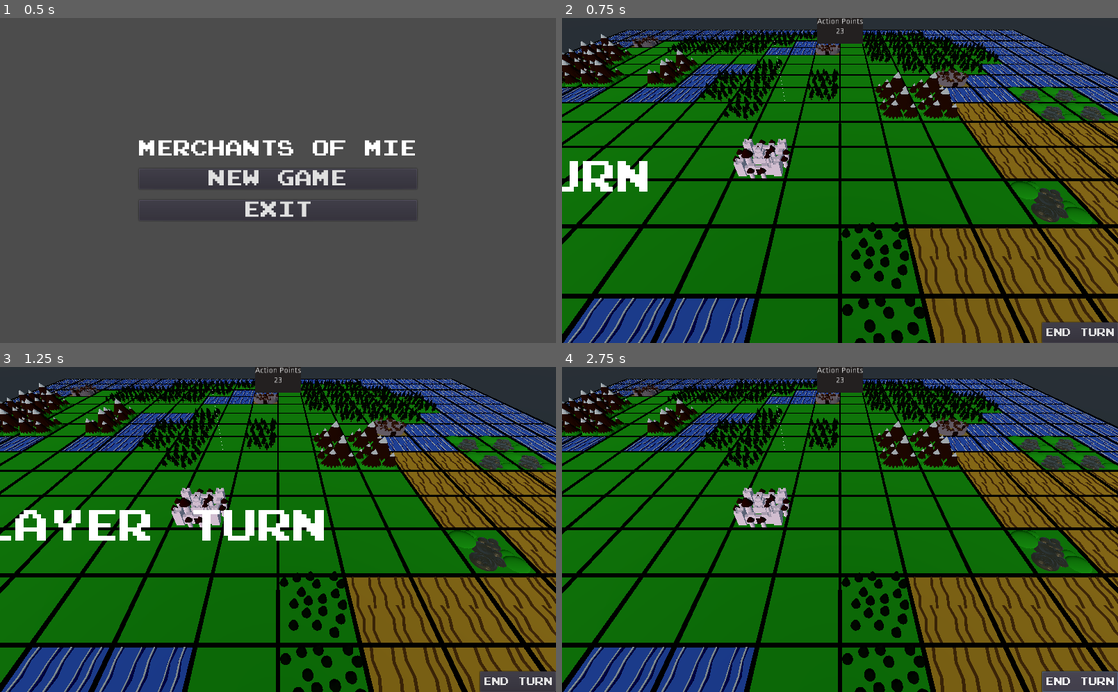
Above: before the commit, frames 1-4 (two rows, left to right).
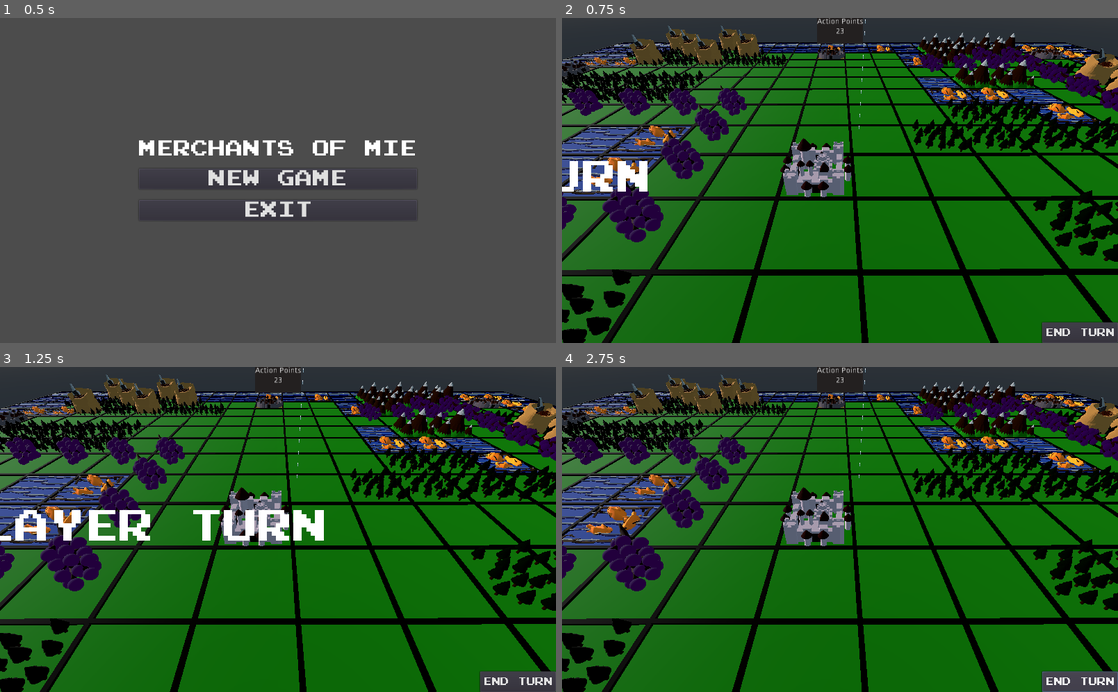
Above: after the commit, the same moments.

Repository: gamkedo-la/merchants-of-mie
Game: Godot game, scene res://StartScreen/StartScreen.tscn
Same seed, same stepped clock (60 frames per second), same inputs: the game is played once before the commit and once after it.
Inputs:
- Up to frame 1 (0.5 s): no input
- Up to frame 2 (0.75 s): click "NEW GAME" at 0.5 s
- Up to frame 3 (1.25 s): no input
- Up to frame 4 (2.75 s): click "END TURN" at 1.25 s; click "END TURN" at 2 s

Frame 1 is identical in both runs. In frame 2, 63% of the frame differs, in the area x 0-100%, y 0-100%; in frame 3, 62%; in frame 4, 64%.

Commit message:
Adding Resource Spawner to GameScene. Setting up spawning through the spawner.

Diff:
--- a/MainGame/GameSpace.tscn
+++ b/MainGame/GameSpace.tscn
@@ -1,10 +1,11 @@
-[gd_scene load_steps=6 format=2]
+[gd_scene load_steps=7 format=2]
 
 [ext_resource path="res://GameBoard/Board.tscn" type="PackedScene" id=1]
 [ext_resource path="res://Player/Player.tscn" type="PackedScene" id=2]
 [ext_resource path="res://GUI/GUI.tscn" type="PackedScene" id=3]
 [ext_resource path="res://GameBoard/BoardManagement.gd" type="Script" id=4]
 [ext_resource path="res://MainGame/Camera.gd" type="Script" id=5]
+[ext_resource path="res://ResourceGenerator.tscn" type="PackedScene" id=6]
 
 [node name="GameSpace" type="Spatial"]
 script = ExtResource( 4 )
@@ -14,7 +15,7 @@
 [node name="Board" parent="." instance=ExtResource( 1 )]
 
 [node name="Camera" type="Camera" parent="."]
-transform = Transform( 1, 0, 0, 0, 0.707107, 0.707107, 0, -0.707107, 0.707107, 1, 3, 4 )
+transform = Transform( 0.00178333, -0.651407, 0.758727, 0, 0.758728, 0.651408, -0.999999, -0.00116167, 0.00135306, 2.11537, 2.13307, 0.195481 )
 script = ExtResource( 5 )
 
 [node name="GUI" parent="." instance=ExtResource( 3 )]
@@ -22,3 +23,5 @@
 [node name="DirectionalLight" type="DirectionalLight" parent="."]
 transform = Transform( 0.838136, 0.390412, -0.380928, -0.286211, 0.909271, 0.302174, 0.464339, -0.144237, 0.873834, 1.74184, 5.53709, 1.93983 )
 light_energy = 4.0
+
+[node name="ResourceGenerator" parent="." instance=ExtResource( 6 )]
--- a/ResourceGenerator.tscn
+++ b/ResourceGenerator.tscn
@@ -1,14 +1,11 @@
 [gd_scene load_steps=3 format=2]
 
 [ext_resource path="res://ResourceSpot.gd" type="Script" id=1]
-[ext_resource path="res://GameBoard/Board.tscn" type="PackedScene" id=2]
+[ext_resource path="res://ResourceSpawnManager.gd" type="Script" id=2]
 
 [node name="ResourceGenerator" type="Spatial"]
-
-[node name="Board" parent="." instance=ExtResource( 2 )]
-
-[node name="Camera" type="Camera" parent="."]
-transform = Transform( 0.0017813, -0.74487, 0.667208, 0, 0.667209, 0.744871, -0.999998, -0.00132684, 0.0011885, 10.5248, 9.85633, -0.765475 )
+script = ExtResource( 2 )
+all_tiles = [ null ]
 
 [node name="FishSpawner" type="Node" parent="."]
 
--- /dev/null
+++ b/ResourceSpawnManager.gd
@@ -0,0 +1,13 @@
+tool
+extends Spatial
+
+export (Array, Resource) var all_tiles
+#export var all_tiles = []
+#export var fish_tiles = []
+#export var coffee_tiles = []
+#export var gold_tiles = []
+#export var incense_tiles = []
+#export var grapes_tiles = []
+
+func _ready():
+	pass # Replace with function body.
--- a/Tiles/ResourceScenes/Resource-Grapes.tscn
+++ b/Tiles/ResourceScenes/Resource-Grapes.tscn
@@ -5,4 +5,4 @@
 [node name="Resource-Grapes" type="Spatial"]
 
 [node name="grapes" parent="." instance=ExtResource( 1 )]
-transform = Transform( 0.282843, 0, 0.282843, 0, 0.4, 0, -0.282843, 0, 0.282843, 0, 0, 0 )
+transform = Transform( -0.282843, 0, -0.282843, 0, 0.4, 0, 0.282843, 0, -0.282843, 0, 0, 0 )
